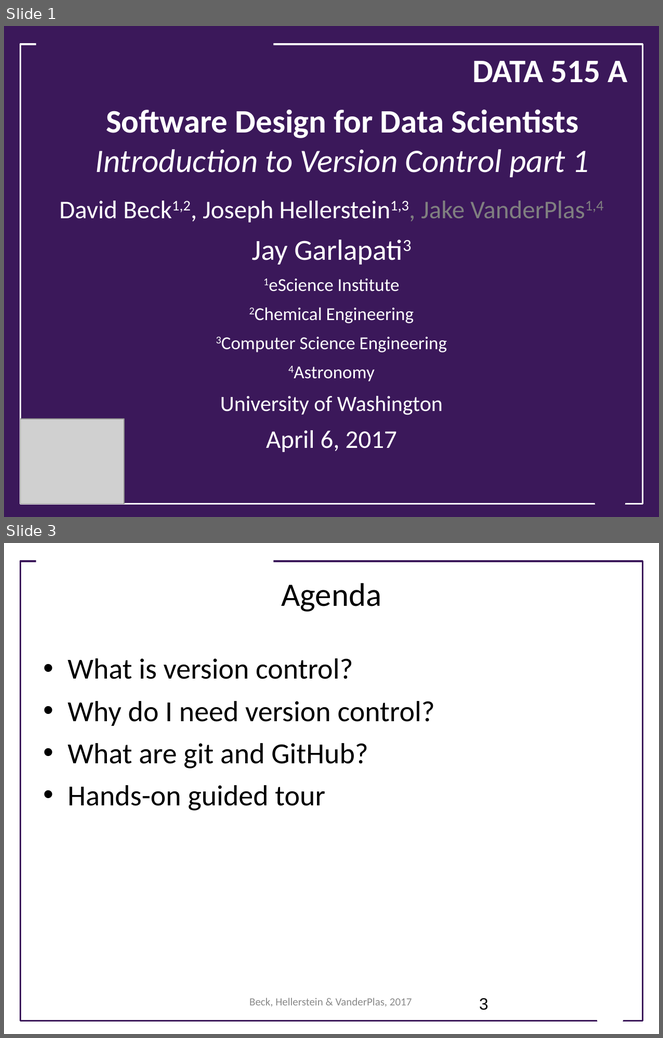
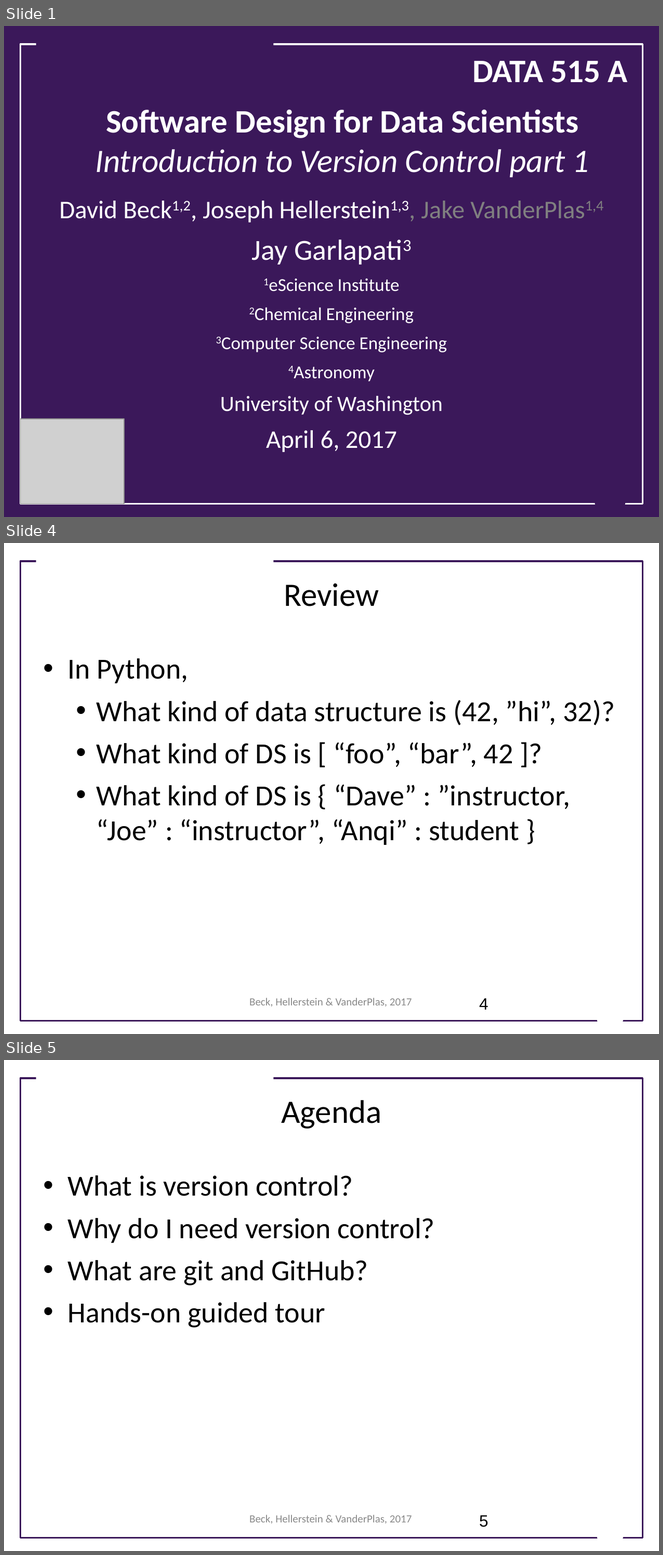
Before and after one commit to UWSEDS/LectureNotes, a slide deck: 03-Introduction-to-Version-Control,-part-1.pptx. Shown one above the other, each under a label of ours: slides 1 and 3 before the commit, slides 1, 4 and 5 after it; the slides between them are not shown. The pictures are 663x1038 and 663x1555 pixels, drawn with LibreOffice and Linux fonts; fonts in the diff are those of the drawing; grey boxes stand for pictures; background and template pictures are left out. Boxes give left, top, right and bottom in pixels: in the first picture for what was removed or moved away, otherwise in the second. Text is boxed around its words. In the diff, an @@ line names an element or a change of style, - is before the commit and + after.

```diff
--- a/03-Introduction-to-Version-Control,-part-1.pptx
+++ b/03-Introduction-to-Version-Control,-part-1.pptx
@@ slide 4 added at (4,543,659,1034), background #FFFFFF; not listed: 3 template elements that a slide beside it also shows @@
@@ text added at (284,583,379,606), 36 pt, text #000000 @@
+Review
@@ text added at (67,658,615,845), 32 pt, text #000000 @@
+• In Python,
+  • What kind of data structure is (42, ”hi”, 32)?
+  • What kind of DS is [ “foo”, “bar”, 42 ]?
+  • What kind of DS is { “Dave” : ”instructor, “Joe” : “instructor”, “Anqi” : student }
@@ text added at (249,998,412,1007), 12 pt, text #898989 @@
+Beck, Hellerstein & VanderPlas, 2017
@@ page number added at (479,999,489,1010), 18 pt, text #000000 @@
+4
@@ what was slide 3 is now slide 5 @@
@@ page number at (479,1516,489,1527): text changed @@
-3
+5
```
Also in this commit, not shown: 1 slide changed, 1 other slide added.
